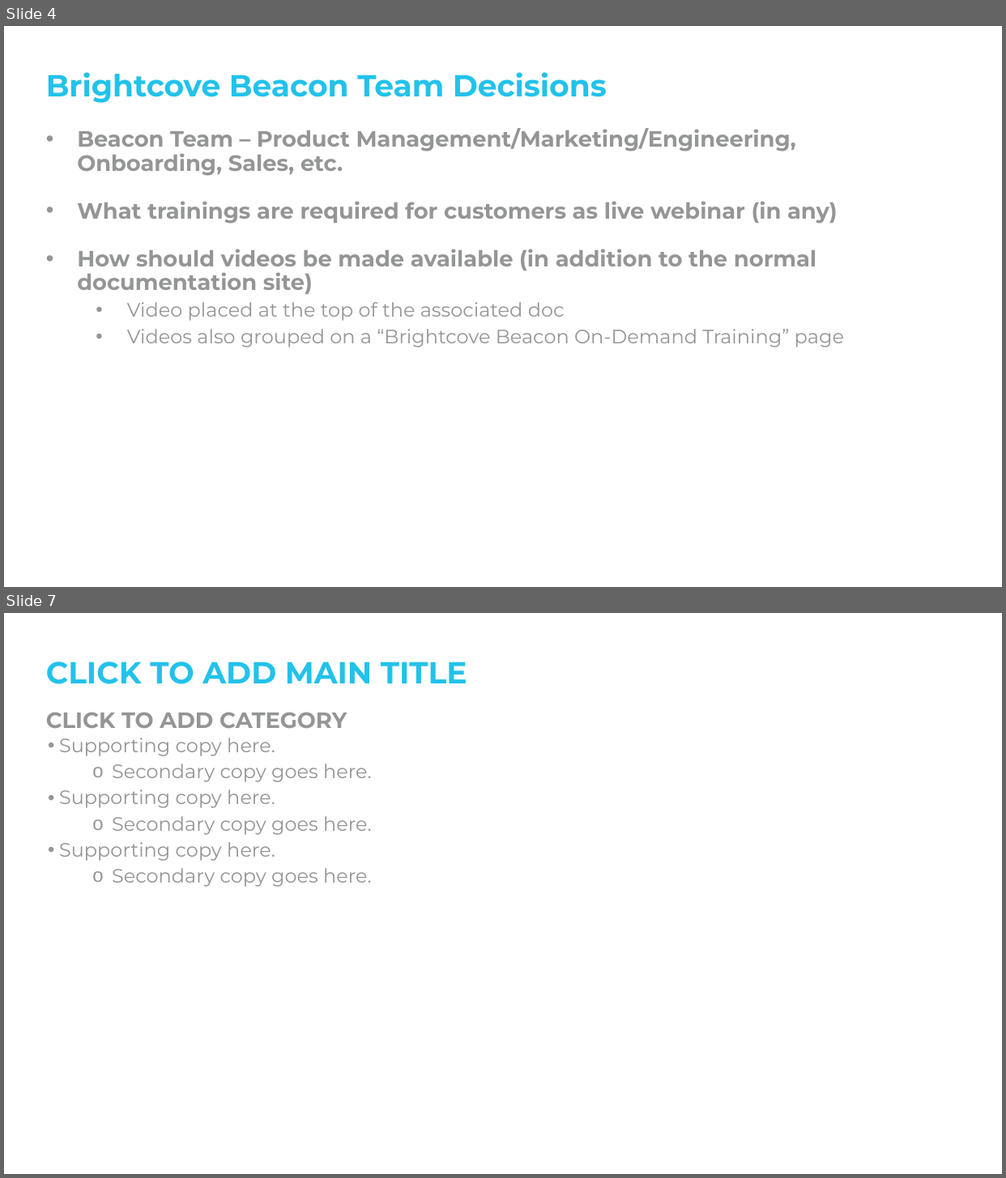
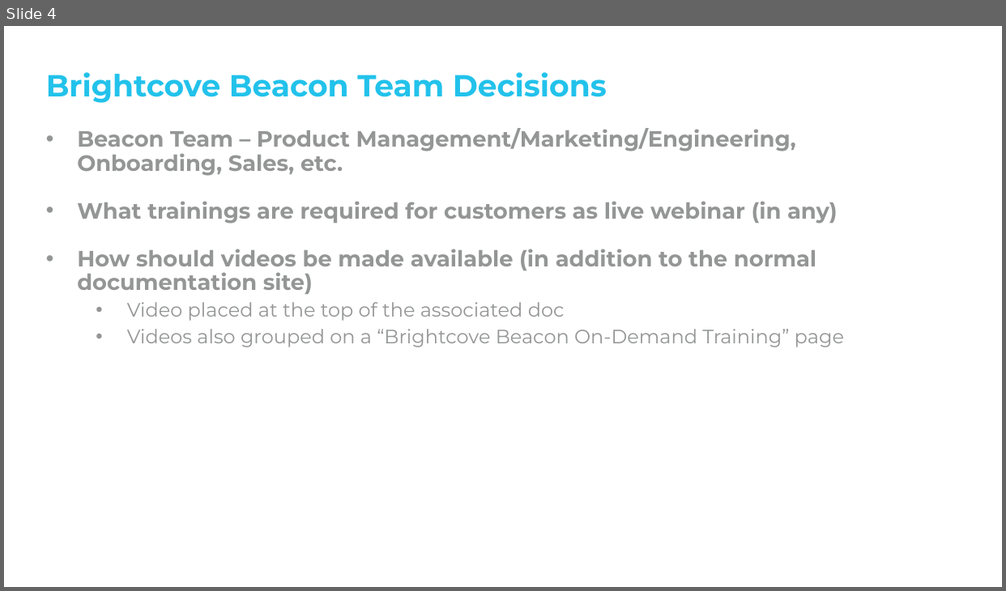
Before and after one commit to BrightcoveLearning/BCL-LearningSamples, a slide deck: _beacon-self-service/documentation-plan2.pptx. Shown one above the other, each under a label of ours: slides 4 and 7 before the commit, slide 4 after it; the slides between them are not shown. The pictures are 1006x1178 and 1006x591 pixels, drawn with LibreOffice and Linux fonts; fonts in the diff are those of the drawing; background and template pictures are left out. Boxes give left, top, right and bottom in pixels: in the first picture for what was removed or moved away, otherwise in the second. Text is boxed around its words. In the diff, an @@ line names an element or a change of style, - is before the commit and + after.

```diff
--- a/_beacon-self-service/documentation-plan2.pptx
+++ b/_beacon-self-service/documentation-plan2.pptx
@@ slide 7 removed at <box>4,613,1002,1174</box>, background #FFFFFF @@
@@ title removed at <box>46,662,467,684</box> @@
-CLICK TO ADD MAIN TITLE
@@ text removed at <box>46,712,347,728</box> @@
-CLICK TO ADD CATEGORY
@@ text removed at <box>59,738,372,887</box> @@
-• Supporting copy here.
-  o Secondary copy goes here.
-• Supporting copy here.
-  o Secondary copy goes here.
-• Supporting copy here.
-  o Secondary copy goes here.
```
Also in this commit, not shown: 28 other slides removed, 2 other files.
